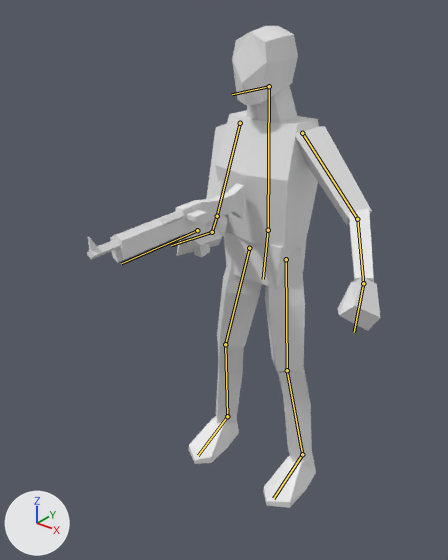
Renders of the Blender file Assets/Blends/character-human-base.blend from each side of a commit.
Both versions are drawn from a 50 mm camera at (1.249, -1.842, 1.955) aimed at (0.022, -0.308, 1.004). The lights are fixed; the arrows at lower left show +X, +Y and +Z. The bones that bend it are drawn over the model as lines.

The first picture shows 'character-human-base', 'weapon-stand-in'.
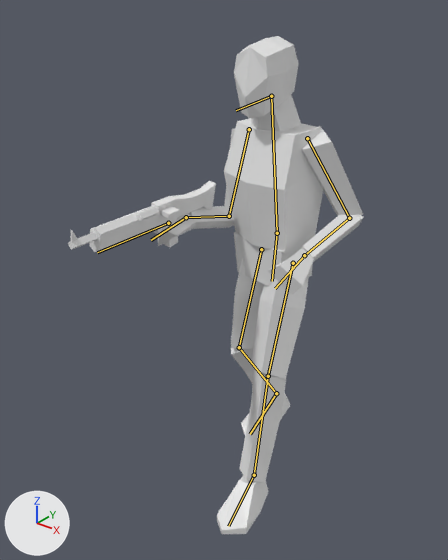
The newer file adds an action. The first version stands in its rest pose; the second is drawn at frame 16 of the action 'human walk pistol'.

What differs and where, as boxes (x1, y1, x2, y2) in the pictures (448 x 560 px):
'character-human-base', posed: before (177, 26, 381, 508); after (158, 36, 363, 534)
'weapon-stand-in', posed (10% shorter): before (87, 183, 244, 262); after (68, 181, 216, 252)
bone 'Hips', root to tip: before (268, 230) to (263, 279); after (277, 233) to (272, 281)
bone 'Chest', root to tip: before (268, 230) to (269, 86); after (277, 233) to (271, 96)
bone 'Head', root to tip: before (269, 86) to (232, 94); after (271, 96) to (236, 110)
bone 'Arm L', root to tip: before (302, 133) to (357, 219); after (307, 138) to (349, 218)
bone 'Arm R', root to tip: before (240, 123) to (217, 216); after (249, 129) to (229, 216)
bone 'Thigh L', root to tip: before (286, 259) to (287, 370); after (293, 263) to (268, 376)
bone 'Weapon', root to tip: before (197, 230) to (121, 263); after (168, 223) to (97, 252)

What the commit changed:
Bone 'Hips' (bone_hips) moves from (0.0, 0.0, 0.0) to (0.0, 0.025, -0.067).
Bone 'Hips' (bone_hips) turns from (0, 0, 0) to (-1, 10, -1) degrees about its own x, y and z.
Bone 'Chest' (bone_chest) turns from (0, 0, 0) to (4, -10, 0) degrees about its own x, y and z.
Bone 'Head' (bone_head) turns from (0, 0, 0) to (5, 0, 0) degrees about its own x, y and z.
Bone 'Arm L' (bone_arm_l) moves from (0.0, 0.0, 0.0) to (0.002, -0.013, -0.037).
Bone 'Arm L' (bone_arm_l) turns from (0, 0, 0) to (-2, -22, 23) degrees about its own x, y and z.
Bone 'Arm R' (bone_arm_r) turns from (0, 0, 0) to (-65, -4, -67) degrees about its own x, y and z.
Bone 'Thigh L' (bone_thigh_l) turns from (0, 0, 0) to (-4, -21, 5) degrees about its own x, y and z.
Bone 'Foot CTRL L' (bone_foot_ctrl_l) moves from (0.0, 0.0, 0.0) to (0.09, 0.216, 0.089).
Bone 'Foot CTRL L' (bone_foot_ctrl_l) turns from (0, 0, 0) to (0, -3, 8) degrees about its own x, y and z.
Bone 'Foot CTRL R' (bone_foot_ctrl_r) moves from (0.0, 0.0, 0.0) to (-0.11, -0.243, -0.052).
Bone 'Foot CTRL R' (bone_foot_ctrl_r) turns from (0, 0, 0) to (-17, 1, -7) degrees about its own x, y and z.
Bone 'Weapon' (bone_weapon) moves from (0.0, 0.0, 0.0) to (-0.193, -0.067, 0.04).
Bone 'Weapon' (bone_weapon) turns from (0, 0, 0) to (0, -10, -1) degrees about its own x, y and z.
Bone 'Hand CTRL L' (bone_hand_ctrl_l) moves from (0.0, 0.0, 0.0) to (0.273, -0.156, 0.103).
Bone 'Hand CTRL L' (bone_hand_ctrl_l) turns from (0, 0, 0) to (24, 14, -8) degrees about its own x, y and z.
Bone 'Hand CTRL R' (bone_hand_ctrl_r) moves from (0.0, 0.0, 0.0) to (0.018, -0.017, 0.016).
Bone 'Hand CTRL R' (bone_hand_ctrl_r) turns from (0, 0, 0) to (-7, 8, 14) degrees about its own x, y and z.
